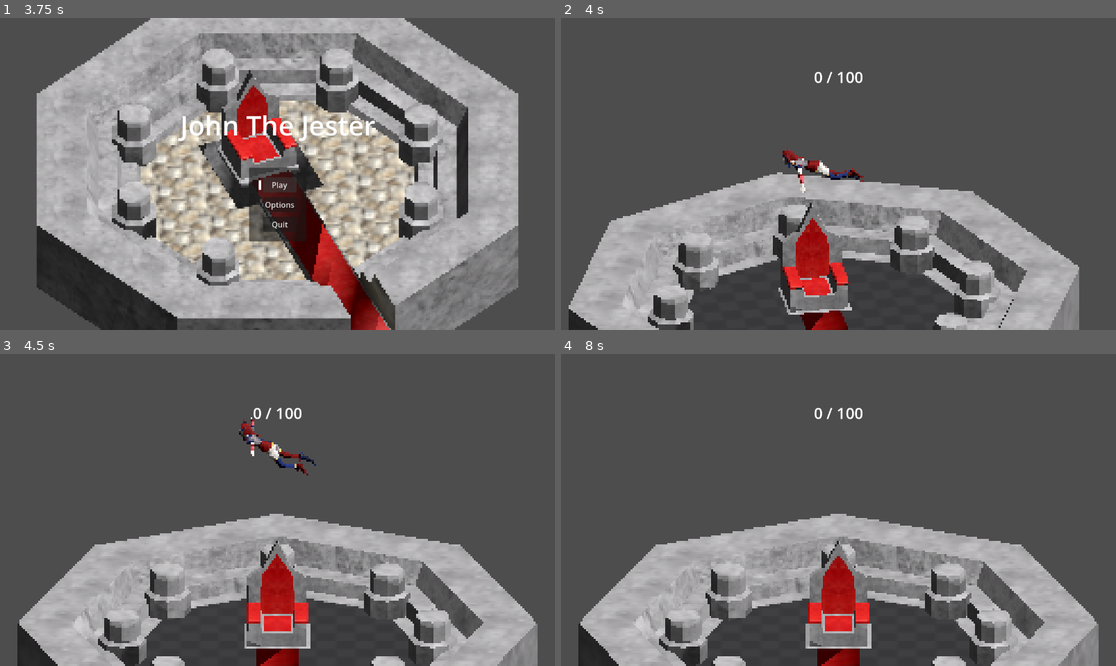
Above: before the commit, frames 1-4 (two rows, left to right).
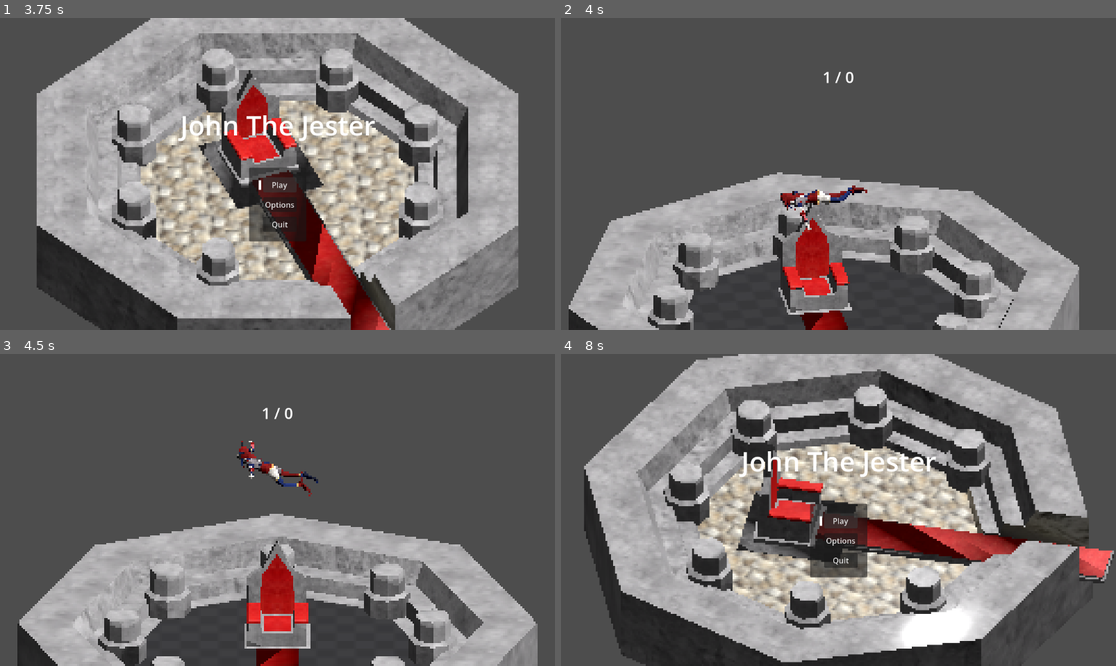
Above: after the commit, the same moments.

Repository: JammingDino/john-the-jester
Game: Godot game, scene res://Main.tscn
The game is run twice, just before and just after one commit, with the same random seed, the same clock (stepped at 60 frames per second) and the same inputs.
Inputs (mouse positions are in pixels of both pictures, inside the frame that each line leads up to):
- Up to frame 1 (3.75 s): click "Play" at 0.5 s; tap Enter (ui_accept) at 1.25, 2.1, 2.27, 2.57, 3.6 s; move the mouse to (399, 158) at 1.27 s; hold Right (ui_right) 1.28-2.03 s; hold Enter (ui_accept) 1.28-2.03 s; move the mouse to (166, 189) at 2.02 s; hold Down (ui_down) 2.03-2.78 s; move the mouse to (333, 105) at 2.77 s; hold Right (ui_right) 2.78-3.53 s; hold Enter (ui_accept) 2.78-3.53 s; move the mouse to (249, 236) at 3.52 s; hold Up (ui_up) from 3.53 s (still down)
- Up to frame 2 (4 s): keep holding Up (ui_up); tap Enter (ui_accept) at 3.77 s
- Up to frame 3 (4.5 s): tap Enter (ui_accept) at 4.07 s; move the mouse to (444, 556) at 4.27 s; release Up (ui_up) at 4.28 s; hold Left (ui_left) from 4.28 s (still down); hold Enter (ui_accept) from 4.28 s (still down)
- Up to frame 4 (8 s): move the mouse to (672, 463) at 5.02 s; release Enter (ui_accept) at 5.03 s; tap Enter (ui_accept) at 5.1, 5.27, 5.57, 6.6, 6.77, 7.07 s; move the mouse to (866, 510) at 5.77 s; release Left (ui_left) at 5.78 s; hold Down (ui_down) 5.78-6.53 s; hold Enter (ui_accept) 5.78-6.53 s; move the mouse to (755, 432) at 6.52 s; hold Right (ui_right) 6.53-7.28 s; move the mouse to (960, 494) at 7.27 s; hold Up (ui_up) from 7.28 s (still down); hold Enter (ui_accept) from 7.28 s (still down)

Frame 1 is identical in both runs. In frame 2, 1.2% of the frame differs, in the area x 39-56%, y 17-68%; in frame 3, 1.3%; in frame 4, 71%, in the area x 3-100%, y 0-100%.

Commit message:
Improved the flappy bird mini game, it is in a similar state to the other minigame. Highscore, saving, actual game loop and working logic

Diff:
--- a/Scenes/flappy_bird.tscn
+++ b/Scenes/flappy_bird.tscn
@@ -4,6 +4,7 @@
 [ext_resource type="Script" uid="uid://0irlodbtfj7o" path="res://Script/flappy_bird/player.gd" id="2_uosvl"]
 [ext_resource type="Material" uid="uid://ct3fm6t4vtop" path="res://Assets/MissingMaterial.tres" id="2_w821v"]
 [ext_resource type="PackedScene" uid="uid://cie7328pgcevi" path="res://Scenes/the_fool.tscn" id="4_hrnci"]
+[ext_resource type="PackedScene" uid="uid://pipe001" path="res://Scenes/pipe.tscn" id="5_pipe001"]
 
 [sub_resource type="BoxShape3D" id="BoxShape3D_kew4r"]
 size = Vector3(1, 0.15551758, 0.94589037)
@@ -27,18 +28,6 @@
 
 [sub_resource type="Animation" id="Animation_fo0l6"]
 length = 0.001
-tracks/0/type = "value"
-tracks/0/imported = false
-tracks/0/enabled = true
-tracks/0/path = NodePath("Facing/Area3D/CollisionShape3D:disabled")
-tracks/0/interp = 1
-tracks/0/loop_wrap = true
-tracks/0/keys = {
-"times": PackedFloat32Array(0),
-"transitions": PackedFloat32Array(1),
-"update": 1,
-"values": [true]
-}
 
 [sub_resource type="AnimationLibrary" id="AnimationLibrary_jpsqq"]
 _data = {
@@ -48,6 +37,7 @@
 
 [node name="FlappyBird" type="Node3D" unique_id=414616707]
 script = ExtResource("1_3yi32")
+pipe_scene = ExtResource("5_pipe001")
 
 [node name="CSGCombiner3D" type="CSGCombiner3D" parent="." unique_id=1301522147]
 material_override = ExtResource("2_w821v")
@@ -68,7 +58,6 @@
 [node name="CollisionShape3D" type="CollisionShape3D" parent="Player/Facing/Area3D" unique_id=1265427021]
 transform = Transform3D(1, 0, 0, 0, 1, 0, 0, 0, 1, 0, -0.017233491, -0.22682723)
 shape = SubResource("BoxShape3D_kew4r")
-disabled = true
 
 [node name="the fool" parent="Player/Facing" unique_id=1594532261 instance=ExtResource("4_hrnci")]
 transform = Transform3D(1, 0, 0, 0, 1, 0, 0, 0, 1, 0, -0.505, 0)
--- /dev/null
+++ b/Scenes/pipe.tscn
@@ -0,0 +1,16 @@
+[gd_scene format=3 uid="uid://pipe001"]
+
+[sub_resource type="CubeMesh" id="pipe_mesh"]
+size = Vector3(1, 1, 1)
+
+[sub_resource type="BoxShape3D" id="pipe_shape"]
+size = Vector3(1, 1, 1)
+
+[node name="Pipe" type="Node3D"]
+
+[node name="MeshInstance" type="MeshInstance3D" parent="."]
+mesh = SubResource("pipe_mesh")
+
+[node name="Area3D" type="Area3D" parent="."]
+[node name="CollisionShape3D" type="CollisionShape3D" parent="Area3D"]
+shape = SubResource("pipe_shape")
--- a/Script/flappy_bird/flappy_bird.gd
+++ b/Script/flappy_bird/flappy_bird.gd
@@ -1,5 +1,18 @@
 extends Node3D
 
+# Pipe configuration
+@export var pipe_scene: PackedScene
+@export var pipe_spawn_interval: float = 2.0
+@export var initial_pipe_speed: float = 2.5
+@export var max_pipe_speed: float = 8.0
+@export var speed_increase_rate: float = 0.05
+@export var initial_pipe_gap: float = 2.0
+@export var min_pipe_gap: float = 1.0
+@export var gap_decrease_rate: float = 0.02
+@export var min_pipe_height: float = 1.0
+@export var max_pipe_height: float = 4.0
+
+# Game state
 var cam_overides: Dictionary = {
 	"rotation" : Vector3(-25, 90, 0),
 	"spinning" : false,
@@ -7,22 +20,147 @@
 }
 
 @onready var player: Node3D = $Player
+@onready var counter: Label = $Control/MarginContainer/VBoxContainer/Counter
+@onready var restart_prompt: Label = $Control/MarginContainer/VBoxContainer/MarginContainer/RestartPrompt
+@onready var animation_player: AnimationPlayer = $"Player/Facing/the fool/AnimationPlayer"
 
 var game_over : bool = false
+var score: int = 0
+var high_score: int = 0
+var pipe_timer: float = 0.0
+var active_pipes: Array[Node3D] = []
+
+var current_pipe_speed: float = 2.5
+var current_pipe_gap: float = 2.0
+
+const SAVE_FILE = "user://flappy_bird_highscore.save"
 
 # Called when the node enters the scene tree for the first time.
 func _ready() -> void:
-	pass # Replace with function body.
+	current_pipe_speed = initial_pipe_speed
+	current_pipe_gap = initial_pipe_gap
 
+	load_high_score()
+	update_score_display()
+
+	# Set up collision detection for player
+	var player_area = player.get_node_or_null("Facing/Area3D")
+	if player_area:
+		player_area.area_entered.connect(_on_player_area_entered)
 
 # Called every frame. 'delta' is the elapsed time since the previous frame.
 func _process(delta: float) -> void:
 	if game_over:
+		if Input.is_action_just_pressed("ui_accept"):
+			self.queue_free()  # Free the current game scene
 		return
 
+	# Evolve difficulty over time
+	current_pipe_speed = min(current_pipe_speed + speed_increase_rate * delta, max_pipe_speed)
+	current_pipe_gap = max(current_pipe_gap - gap_decrease_rate * delta, min_pipe_gap)
+
+	# Update pipe spawn timer
+	pipe_timer -= delta
+	if pipe_timer <= 0:
+		pipe_timer = pipe_spawn_interval
+		_spawn_pipe_pair()
+
+	# Move active pipes
+	for i in range(active_pipes.size() - 1, -1, -1):
+		var pipe = active_pipes[i]
+		if is_instance_valid(pipe):
+			pipe.global_position += Vector3(0, 0, -current_pipe_speed * delta)
+
+			# Remove pipes that are far off screen (behind player)
+			if pipe.global_position.z < -10:
+				pipe.queue_free()
+				active_pipes.remove_at(i)
+		else:
+			active_pipes.remove_at(i)
+
+	# Check if player fell too low
 	if player.position.y < 0.1:
 		_trigger_game_over()
 
+func _on_player_area_entered(area: Area3D) -> void:
+	# Check if we collided with a pipe by checking it and its parents
+	var current_node = area
+	while current_node:
+		if current_node.is_in_group("pipes"):
+			_trigger_game_over()
+			return
+		current_node = current_node.get_parent()
+
 func _trigger_game_over() -> void:
 	game_over = true
-	self.queue_free()
+
+	if player.has_method("die"):
+		player.die()
+	else:
+		player.set("is_dead", true)
+
+	# Update high score
+	if score > high_score:
+		high_score = score
+		save_high_score()
+		update_score_display()
+
+	# Show restart prompt
+	if restart_prompt:
+		restart_prompt.visible = true
+
+	# Play death animation
+	if animation_player:
+		animation_player.play("dead")
+
+
+func _spawn_pipe_pair() -> void:
+	if not pipe_scene:
+		return
+
+	# Calculate random gap center position
+	var gap_y = randf_range(min_pipe_height, max_pipe_height)
+
+	# Fixed pipe size so they don't stretch weirdly, making gaps inconsistent
+	var pipe_size_y = 15.0
+	var half_pipe = pipe_size_y / 2.0
+	var half_gap = current_pipe_gap / 2.0
+
+	# Create top pipe
+	var top_pipe = pipe_scene.instantiate() as Node3D
+	add_child(top_pipe)
+	active_pipes.append(top_pipe)
+	# Position the bottom edge of the top pipe at gap_y + half_gap
+	top_pipe.global_position = Vector3(0, gap_y + half_gap + half_pipe, 10)
+	top_pipe.scale = Vector3(1, pipe_size_y, 1)
+	top_pipe.add_to_group("pipes")
+
+	# Create bottom pipe
+	var bottom_pipe = pipe_scene.instantiate() as Node3D
+	add_child(bottom_pipe)
+	active_pipes.append(bottom_pipe)
+	# Position the top edge of the bottom pipe at gap_y - half_gap
+	bottom_pipe.global_position = Vector3(0, gap_y - half_gap - half_pipe, 10)
+	bottom_pipe.scale = Vector3(1, pipe_size_y, 1)
+	bottom_pipe.add_to_group("pipes")
+
+	# Increment score when pipes are spawned
+	score += 1
+	update_score_display()
+
+func load_high_score() -> void:
+	if FileAccess.file_exists(SAVE_FILE):
+		var file = FileAccess.open(SAVE_FILE, FileAccess.READ)
+		if file:
+			high_score = file.get_32()
+			file.close()
+
+func save_high_score() -> void:
+	var file = FileAccess.open(SAVE_FILE, FileAccess.WRITE)
+	if file:
+		file.store_32(high_score)
+		file.close()
+
+func update_score_display() -> void:
+	if counter:
+		counter.text = str(score) + " / " + str(high_score)
--- a/Script/flappy_bird/player.gd
+++ b/Script/flappy_bird/player.gd
@@ -2,6 +2,7 @@
 
 var velocity: float = 0.0
 var rotation_accumulator: float = 0.0
+var is_dead: bool = false
 const GRAVITY: float = 980.0
 const JUMP_FORCE: float = -550.0
 const MAX_ROTATION: float = 45.0
@@ -12,16 +13,27 @@
 func _ready() -> void:
 	pass
 
+func reset(player_node) -> void:
+	# Reset player state
+	velocity = 0.0
+	rotation_accumulator = 0.0
+	is_dead = false
+	player_node.global_position = Vector3(0, 2, 0)
+	player_node.rotation_degrees = Vector3.ZERO
+	if animation_player:
+		animation_player.play("flying")
+
 func _process(delta: float) -> void:
 	# Input handling
-	if Input.is_action_pressed("ui_accept"):
+	if not is_dead and Input.is_action_just_pressed("ui_accept"):
 		velocity = JUMP_FORCE
-		animation_player.play("flying")
+		if animation_player:
+			animation_player.play("flying")
 	else:
 		velocity += GRAVITY * delta
 
 	# Update vertical movement
-	position = position + (Vector3(0, -velocity * delta * 0.003, 0))
+	position = position + (Vector3(0, -velocity * delta * 0.005, 0))
 
 	var target_rotation: float = clamp(velocity * 0.05, -MAX_ROTATION, MAX_ROTATION)
 
